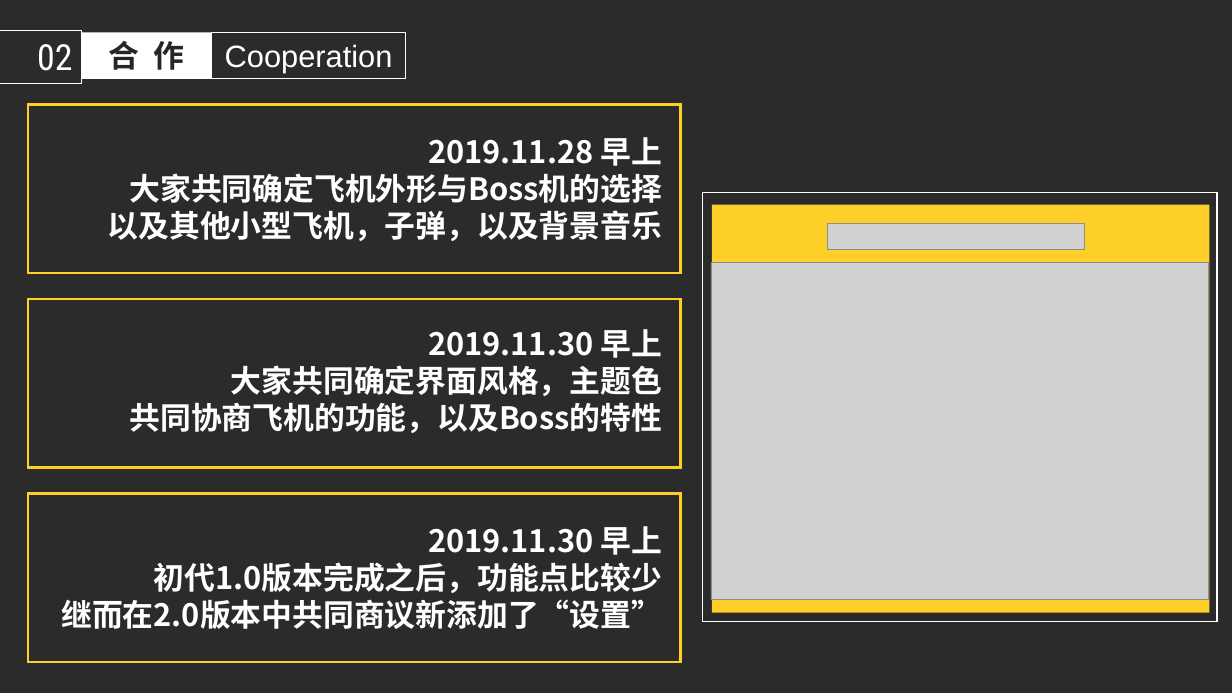
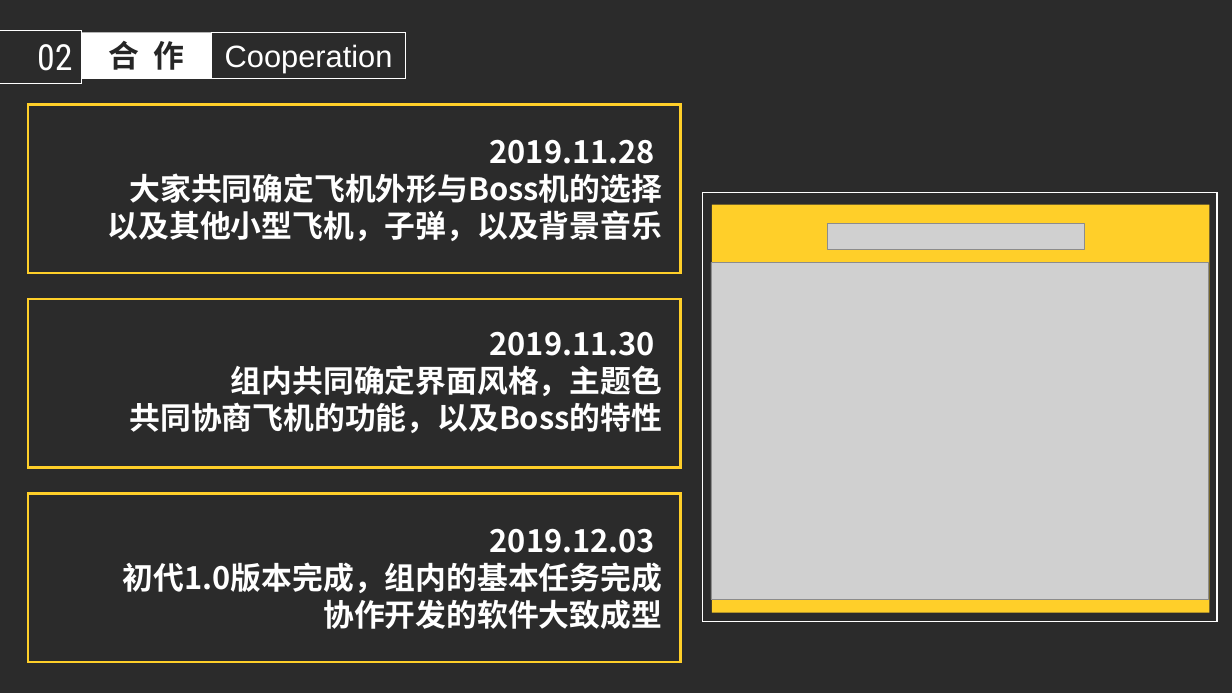
Before and after one commit to 1004032560/FourKings, a slide deck: slide 8 of 飞机大战项目/飞机大战.pptx. Drawn at 1232x693 pixels with LibreOffice and Linux fonts; fonts in the diff are those of the drawing; grey boxes stand for pictures; background and template pictures are left out; a plain dark background stands for a picture behind light text. Boxes give left, top, right and bottom in pixels: in the first picture for what was removed or moved away, otherwise in the second. Text is boxed around its words. In the diff, an @@ line names an element or a change of style, - is before the commit and + after.

Commit message:
update

```diff
--- a/飞机大战项目/飞机大战.pptx
+++ b/飞机大战项目/飞机大战.pptx
@@ text at <box>490,139,655,164</box>: text changed @@
-2019.11.28 早上
+2019.11.28
@@ text at <box>231,331,662,396</box>: text changed @@
-2019.11.30 早上
-大家共同确定界面风格，主题色
+2019.11.30
+组内共同确定界面风格，主题色
@@ text at <box>123,528,662,629</box>: text changed @@
-2019.11.30 早上
-初代1.0版本完成之后，功能点比较少
-继而在2.0版本中共同商议新添加了“设置”
+2019.12.03
+初代1.0版本完成，组内的基本任务完成
+协作开发的软件大致成型
```
Also in this commit, not shown: 3 other slides changed, 2 slides added, 2 slides removed.
